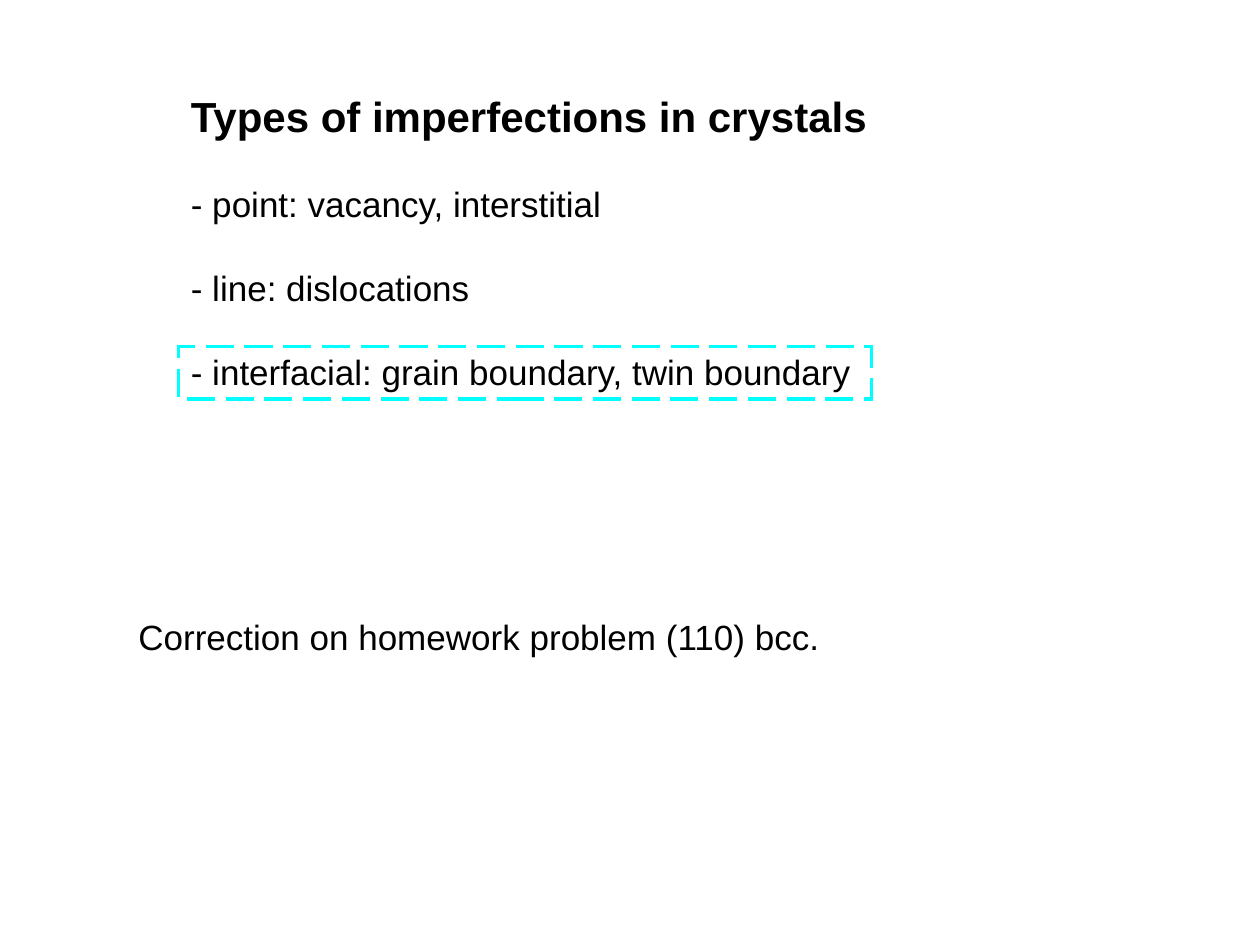
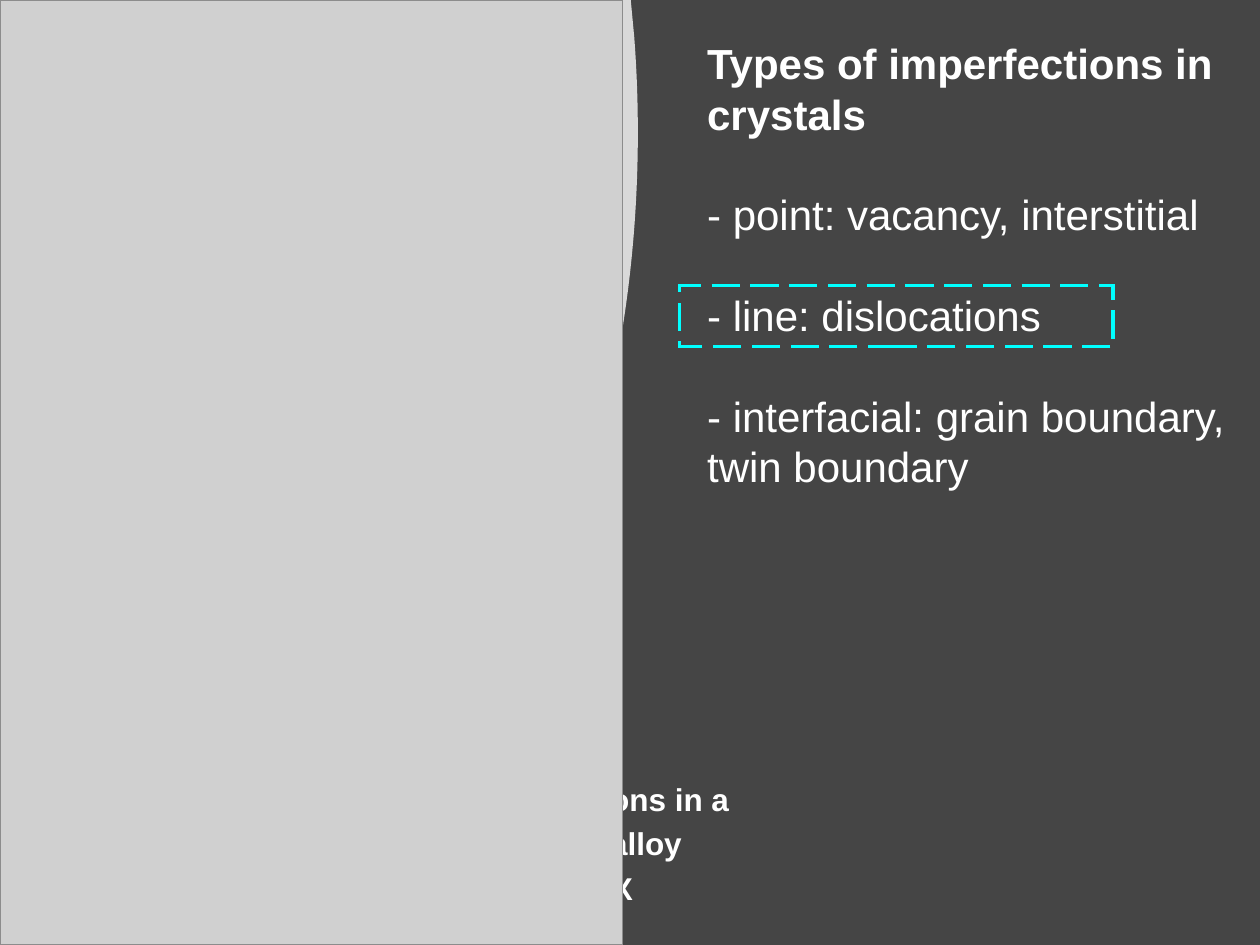
Before and after one commit to sgcorcoran/brightspace, a slide deck: slide 1 of materials_science_renderings/assets/handouts/04.02_defects.pptx. Drawn at 1260x945 pixels with LibreOffice and Linux fonts; fonts in the diff are those of the drawing; grey boxes stand for pictures. Boxes give left, top, right and bottom in pixels: in the first picture for what was removed or moved away, otherwise in the second. Text is boxed around its words. In the diff, an @@ line names an element or a change of style, - is before the commit and + after.

```diff
--- a/materials_science_renderings/assets/handouts/04.02_defects.pptx
+++ b/materials_science_renderings/assets/handouts/04.02_defects.pptx
@@ background #FFFFFF to #454545 @@
@@ freeform shape added at (x1=0, y1=0, x2=638, y2=945), fill #FFFFFF at 80% opacity @@
@@ picture added at (x1=0, y1=0, x2=622, y2=945) @@
@@ text "Types of imperfections in crystals" moved from (x1=191, y1=101, x2=867, y2=392) to (x1=707, y1=48, x2=1225, y2=491) @@
@@ text "Types of imperfections in crystals" at (x1=707, y1=48, x2=1225, y2=491): text colour #000000 to #FFFFFF; size 20 to 24 pt in "- point: vacancy, interstitial", "- line: dislocations", "- interfacial: grain boundary, twin boundary" @@
@@ rectangle added at (x1=679, y1=286, x2=1113, y2=346), outline #00FFFF 2 pt dashed @@
@@ rectangle removed at (x1=179, y1=346, x2=872, y2=399) @@
@@ text removed at (x1=138, y1=624, x2=819, y2=657) @@
-Correction on homework problem (110) bcc.
@@ text added at (x1=479, y1=786, x2=729, y2=906), 18 pt, text #FFFFFF, bold @@
+Dislocations in a
+titanium alloy
+at 51,500X
```
Also in this commit, not shown: 6 slides added, 7 slides removed, 32 other files.
